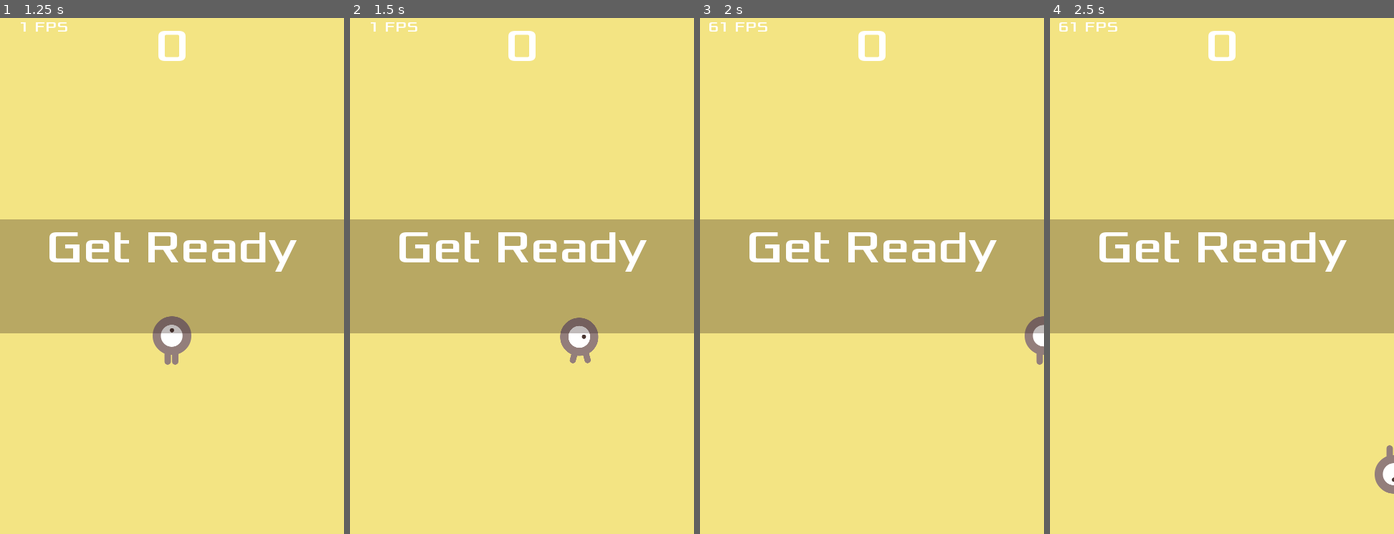
Above: before the commit, frames 1-4 (left to right).
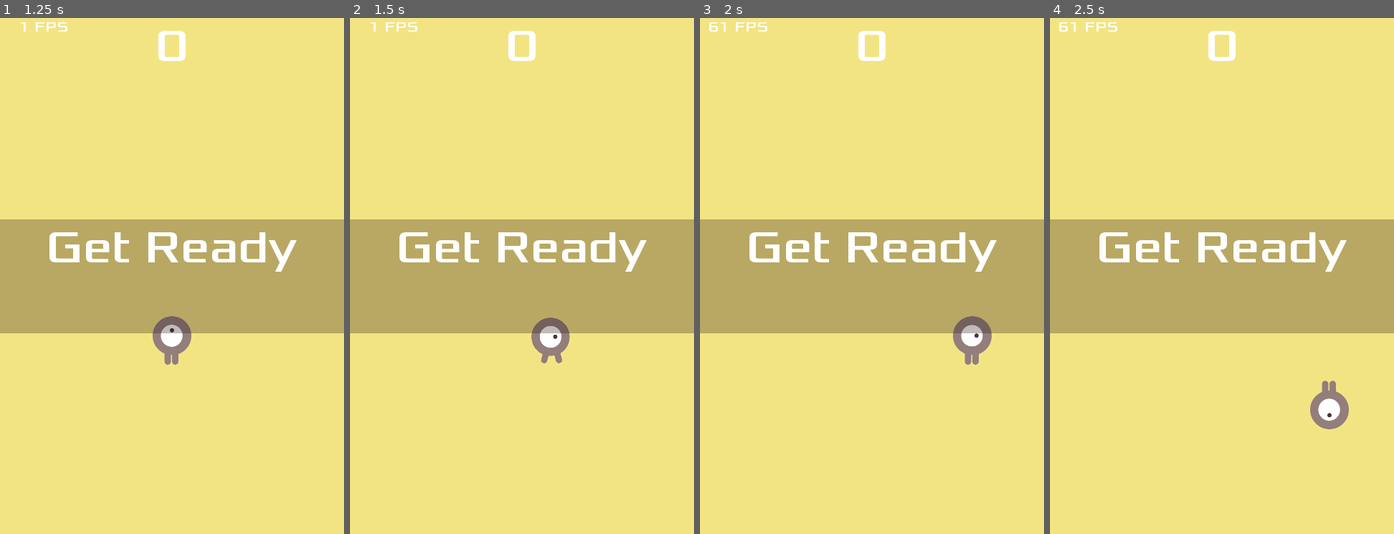
Above: after the commit, the same moments.

Repository: fboulay/godot-engine-first-game
Game: Godot game, scene res://scenes/Main.tscn
The game is run twice, just before and just after one commit, with the same random seed, the same clock (stepped at 60 frames per second) and the same inputs.
Inputs:
- Up to frame 1 (1.25 s): click "Start" at 0.5 s
- Up to frame 2 (1.5 s): tap Enter at 1.25 s; hold Right (ui_right) from 1.28 s (still down)
- Up to frame 3 (2 s): keep holding Right (ui_right)
- Up to frame 4 (2.5 s): release Right (ui_right) at 2.03 s; hold Down (ui_down) from 2.03 s (still down)

Frame 1 is identical in both runs. In frame 2, 1.2% of the frame differs, in the area x 52-73%, y 58-67%; in frame 3, 1.1%; in frame 4, 1.1%.

Commit message:
Add shortcut key
* Pressing space (in the menu) launch the game
* Pressing esc (in the menu) will exit the game

Diff:
--- a/scenes/HUD.tscn
+++ b/scenes/HUD.tscn
@@ -21,6 +21,12 @@
 [sub_resource type="DynamicFont" id=3]
 size = 64
 font_data = ExtResource( 1 )
+
+[sub_resource type="InputEventAction" id=6]
+action = "ui_select"
+
+[sub_resource type="ShortCut" id=7]
+shortcut = SubResource( 6 )
 
 [node name="HUD" type="CanvasLayer"]
 script = ExtResource( 2 )
@@ -80,6 +86,7 @@
 margin_right = 90.0
 margin_bottom = -100.0
 custom_fonts/font = SubResource( 3 )
+shortcut = SubResource( 7 )
 text = "Start"
 __meta__ = {
 "_edit_use_anchors_": false
--- a/scenes/Main.gd
+++ b/scenes/Main.gd
@@ -3,12 +3,18 @@
 
 export (PackedScene) var Mob
 var score
+var game_running = false
 
 # Called when the node enters the scene tree for the first time.
 func _ready():
 	randomize()
 
+func _input(event):
+	if !game_running && event.is_action_pressed("ui_cancel"):
+	  get_tree().quit()
+
 func game_over():
+	game_running = false
 	$ScoreTimer.stop()
 	$MobTimer.stop()
 	$HUD.show_game_over()
@@ -17,6 +23,7 @@
 
 func new_game():
 	score = 0
+	game_running = true
 	$Player.start($StartPosition.position)
 	$StartTimer.start()
 	$HUD.update_score(score)
--- a/scenes/Player.gd
+++ b/scenes/Player.gd
@@ -2,7 +2,7 @@
 
 signal hit
 
-export var speed = 400    # how fast the player will move (pixel/second)
+export var speed = 200    # how fast the player will move (pixel/second)
 var screen_size           # size of the game window
 
 # Called when the node enters the scene tree for the first time.
Not shown: 1 places in scenes/HUD.tscn that only renumber resources
